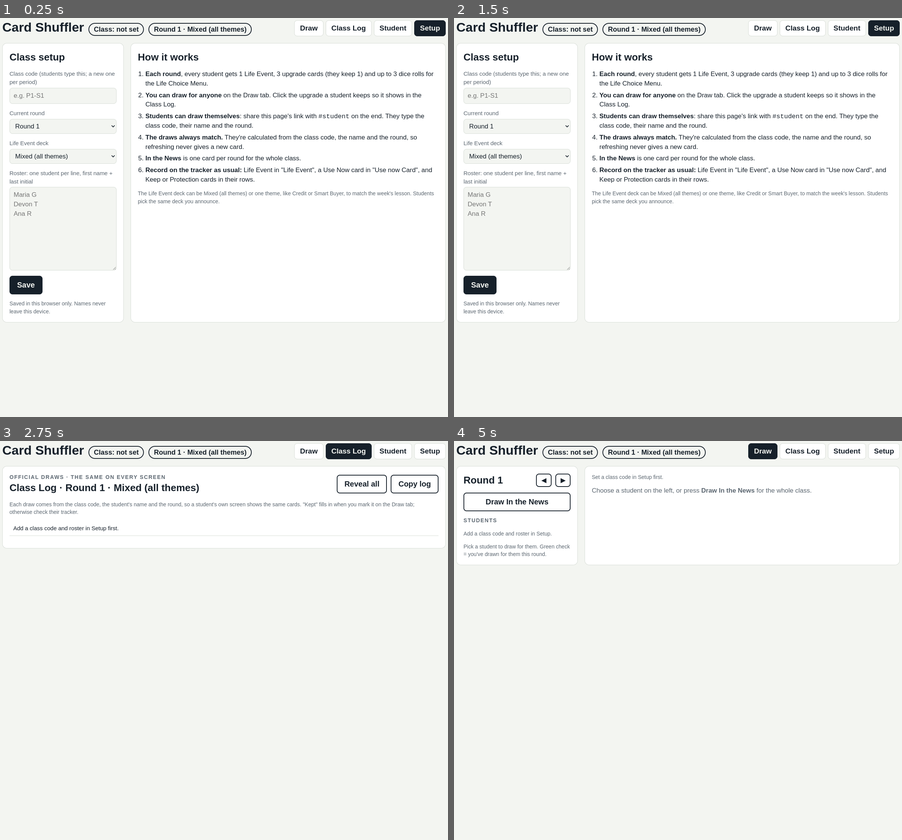
Above: before the commit, frames 1-4 (two rows, left to right).
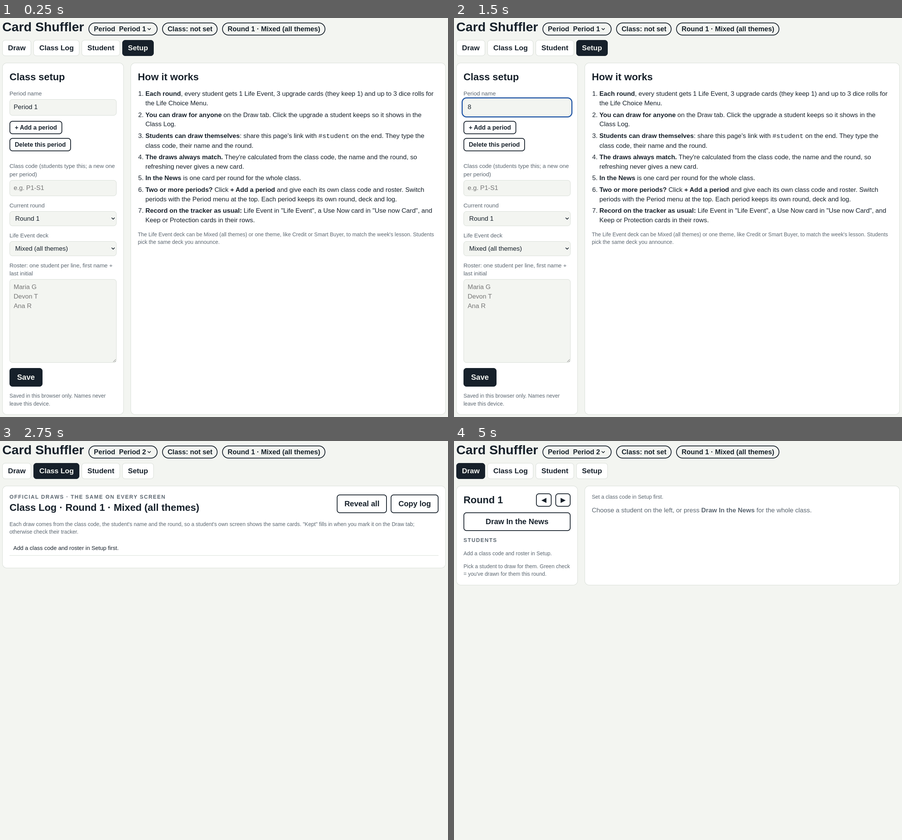
Above: after the commit, the same moments.

Repository: jasonwesterbur/game-of-life
Game: browser game, page index.html
The game is run twice, just before and just after one commit, with the same random seed, the same clock (stepped at 60 frames per second) and the same inputs.
Inputs (mouse positions are in pixels of both pictures, inside the frame that each line leads up to):
- Up to frame 1 (0.25 s): no input
- Up to frame 2 (1.5 s): click (516, 105) at 1.27 s; type "8" at 1.27 s; tap Enter at 1.3 s
- Up to frame 3 (2.75 s): click "Setup" at 1.87 s; click (35, 548) at 2.02 s, where only the run after the commit has a clickable "+ Add a period"; click "Class Log" at 2.47 s
- Up to frame 4 (5 s): click "Student" at 3.07 s; click "Draw" at 3.67 s; click "▶" at 4.27 s; click "◀" at 4.52 s; click "Draw In the News" at 4.87 s

The runs differ from the first frame. In frame 1, 9.8% of the frame differs, in the area x 0-100%, y 0-100%; in frame 2, 9.9%; in frame 3, 4.6%; in frame 4, 3.5%.

Commit message:
Add files via upload

Diff:
--- a/index.html
+++ b/index.html
@@ -86,6 +86,7 @@
   <header class="top">
     <div class="brand">
       <h1>Card Shuffler</h1>
+      <label class="chip" id="periodWrap" style="display:flex;gap:6px;align-items:center">Period <select id="periodSel" aria-label="Class period" style="font:inherit;border:0;background:transparent;color:inherit"></select></label>
       <span class="chip" id="classChip">Class: not set</span>
       <span class="chip" id="roundChip">Round 1</span>
     </div>
@@ -153,6 +154,9 @@
   <section id="view-setup" class="cols" hidden>
     <div class="panel">
       <h2>Class setup</h2>
+      <div class="row"><label class="field" style="flex:1">Period name<input id="tLabel" autocomplete="off" placeholder="e.g. Period 1"></label></div>
+      <div class="row"><button class="btn ghost small" id="addPeriod" type="button">+ Add a period</button><button class="btn ghost small" id="delPeriod" type="button">Delete this period</button></div>
+      <p class="note" id="delNote"></p>
       <label class="field">Class code (students type this; a new one per period)<input id="tClass" autocomplete="off" placeholder="e.g. P1-S1"></label>
       <label class="field">Current round<select id="tRound"></select></label>
       <label class="field">Life Event deck<select id="tTheme"></select></label>
@@ -168,6 +172,7 @@
         <li><b>Students can draw themselves</b>: share this page's link with <code>#student</code> on the end. They type the class code, their name and the round.</li>
         <li><b>The draws always match.</b> They're calculated from the class code, the name and the round, so refreshing never gives a new card.</li>
         <li><b>In the News</b> is one card per round for the whole class.</li>
+        <li><b>Two or more periods?</b> Click <b>+ Add a period</b> and give each its own class code and roster. Switch periods with the Period menu at the top. Each period keeps its own round, deck and log.</li>
         <li><b>Record on the tracker as usual:</b> Life Event in "Life Event", a Use Now card in "Use now Card", and Keep or Protection cards in their rows.</li>
       </ol>
       <p class="note">The Life Event deck can be Mixed (all themes) or one theme, like Credit or Smart Buyer, to match the week's lesson. Students pick the same deck you announce.</p>
@@ -252,10 +257,17 @@
 }
 
 // ---------- state ----------
-let state = { cls: store.get("cls",""), round: store.get("round",1), theme: store.get("theme",0), roster: store.get("roster",[]), log: store.get("log",{}) };
+let periods = store.get("periods", null);
+if(!Array.isArray(periods) || !periods.length){
+  periods = [{ label: "Period 1", cls: store.get("cls",""), round: store.get("round",1), theme: store.get("theme",0), roster: store.get("roster",[]), log: store.get("log",{}) }];
+}
+let active = Math.min(store.get("active",0), periods.length-1);
+let state = periods[active];
+function savePeriods(){ store.set("periods", periods); store.set("active", active); }
+function newPeriod(){ return { label: "Period " + (periods.length+1), cls: "", round: 1, theme: 0, roster: [], log: {} }; }
 let current = null, revealed = false;
 const studentOnly = location.hash === "#student";
-function saveLog(){ store.set("log", state.log); }
+function saveLog(){ savePeriods(); }
 function logEntry(round, name){ const k = String(round); state.log[k] = state.log[k] || {}; state.log[k][name] = state.log[k][name] || {}; return state.log[k][name]; }
 
 function renderHeader(){
@@ -263,7 +275,7 @@
   $("#roundChip").textContent = "Round " + state.round + " · " + THEMES[state.theme];
   $("#roundTitle").textContent = "Round " + state.round;
 }
-function setRound(r){ state.round = Math.max(1, Math.min(MAX_ROUND, r)); store.set("round", state.round); $("#tRound").value = state.round; current = null; renderAll(); }
+function setRound(r){ state.round = Math.max(1, Math.min(MAX_ROUND, r)); savePeriods(); $("#tRound").value = state.round; current = null; renderAll(); }
 
 function renderRoster(){
   const box = $("#roster"); box.textContent = "";
@@ -357,10 +369,21 @@
 }
 function renderAll(){ renderHeader(); renderRoster(); renderTurn(); renderNews(false); renderLog(); }
 
+function fillPeriodSel(){
+  const sel = $("#periodSel"); sel.textContent = "";
+  periods.forEach((p,i)=> sel.append(el("option",{value:String(i),text:p.label || ("Period "+(i+1))})));
+  sel.value = String(active);
+}
+function loadSetupFields(){
+  $("#tLabel").value = state.label || ""; $("#tClass").value = state.cls; $("#tRound").value = state.round; $("#tTheme").value = state.theme;
+  $("#tRoster").value = state.roster.join("\n"); $("#saveNote").textContent = ""; $("#delNote").textContent = "";
+}
+function switchPeriod(i){ active = i; state = periods[active]; current = null; revealed = false; savePeriods(); fillPeriodSel(); loadSetupFields(); renderAll(); }
+let delArmed = false;
 function init(){
   for(const sel of ["#tRound","#sRound"]){ const s=$(sel); for(let i=1;i<=MAX_ROUND;i++) s.append(el("option",{value:String(i),text:"Round "+i})); }
   for(const sel of ["#tTheme","#sTheme"]){ const s=$(sel); Object.entries(THEMES).forEach(([k,v])=>s.append(el("option",{value:k,text:v}))); }
-  $("#tClass").value = state.cls; $("#tRound").value = state.round; $("#tTheme").value = state.theme; $("#tRoster").value = state.roster.join("\n");
+  fillPeriodSel(); loadSetupFields();
   $("#sClass").value = store.get("sClass", state.cls); $("#sName").value = store.get("sName",""); $("#sRound").value = state.round; $("#sTheme").value = state.theme;
   const pr = store.get("profile", null);
   if(pr){ $("#pHousing").value = pr.housing||"parents"; ["car","loans","card","hustle","invest","pet"].forEach(k=>{ $("#p"+k[0].toUpperCase()+k.slice(1)).checked = !!pr[k]; }); }
@@ -370,9 +393,10 @@
   $("#nextRound").addEventListener("click",()=>setRound(state.round+1));
   $("#newsBtn").addEventListener("click",()=>renderNews(true));
   $("#saveSetup").addEventListener("click",()=>{
-    state.cls = $("#tClass").value.trim(); store.set("cls", state.cls);
-    state.roster = $("#tRoster").value.split("\n").map(s=>s.trim()).filter(Boolean); store.set("roster", state.roster);
-    state.theme = +$("#tTheme").value; store.set("theme", state.theme);
+    state.label = $("#tLabel").value.trim() || ("Period " + (active+1));
+    state.cls = $("#tClass").value.trim();
+    state.roster = $("#tRoster").value.split("\n").map(s=>s.trim()).filter(Boolean);
+    state.theme = +$("#tTheme").value; savePeriods(); fillPeriodSel();
     setRound(+$("#tRound").value);
     $("#saveNote").textContent = "Saved · " + state.roster.length + " students";
   });
@@ -383,8 +407,16 @@
     try{ navigator.clipboard.writeText(txt).then(()=>{ note.textContent = "Copied. Paste it into a doc or spreadsheet."; }, fallback); }catch(e){ fallback(); }
   });
   $("#sDraw").addEventListener("click", studentDraw);
-
-  if(studentOnly){ ["draw","log","setup"].forEach(t=>$("#tab-"+t).hidden=true); $("#roundChip").hidden = true; $("#classChip").hidden = true; showTab("student"); }
+  $("#periodSel").addEventListener("change", e => switchPeriod(+e.target.value));
+  $("#addPeriod").addEventListener("click", ()=>{ periods.push(newPeriod()); switchPeriod(periods.length-1); showTab("setup"); });
+  $("#delPeriod").addEventListener("click", ()=>{
+    if(periods.length === 1){ $("#delNote").textContent = "You need at least one period."; return; }
+    if(!delArmed){ delArmed = true; $("#delNote").textContent = "Click Delete again to remove " + (state.label||"this period") + " and its log."; $("#delPeriod").textContent = "Yes, delete it"; return; }
+    delArmed = false; $("#delPeriod").textContent = "Delete this period";
+    periods.splice(active,1); switchPeriod(Math.max(0, active-1));
+  });
+
+  if(studentOnly){ ["draw","log","setup"].forEach(t=>$("#tab-"+t).hidden=true); $("#roundChip").hidden = true; $("#classChip").hidden = true; $("#periodWrap").hidden = true; showTab("student"); }
   else showTab(store.get("tab", state.cls ? "draw" : "setup"));
   renderAll();
 }
